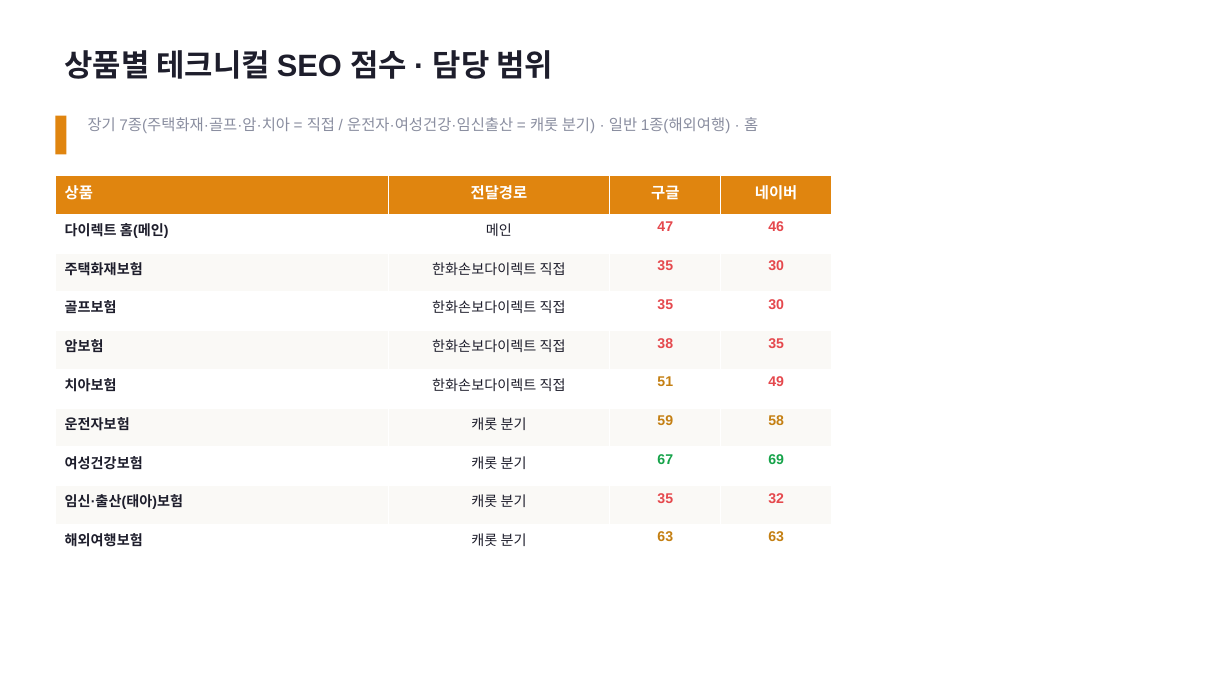
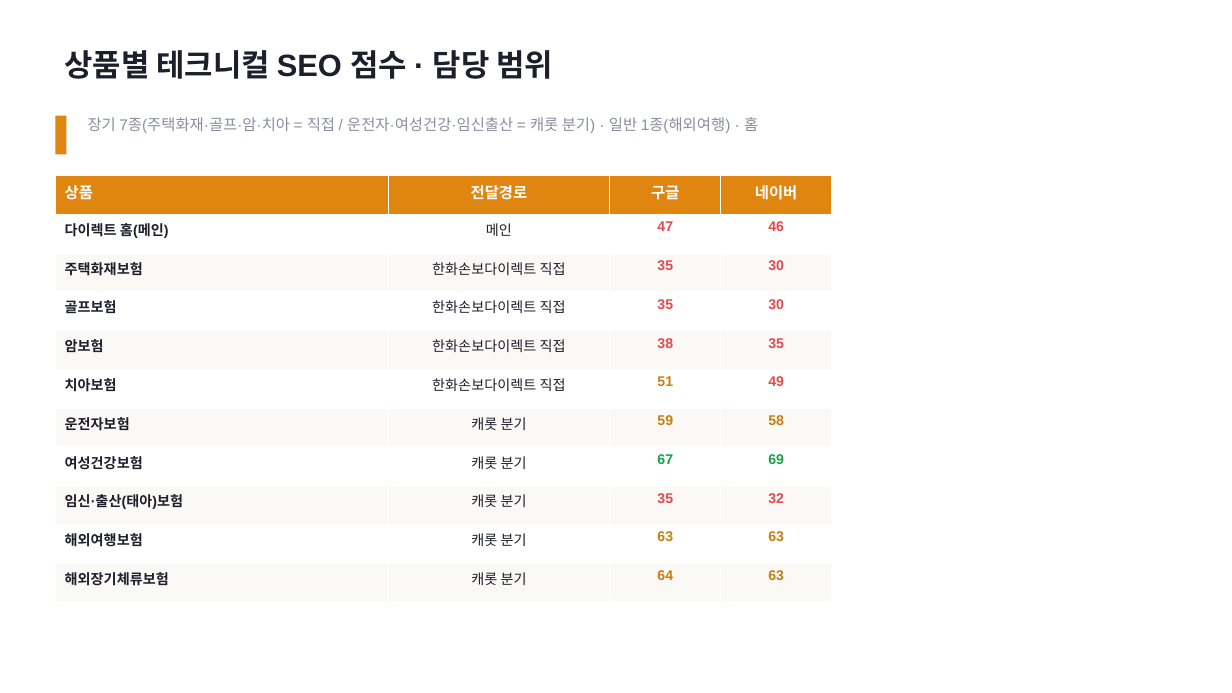
Before and after one commit to imsplendid8/CM-CMO, a slide deck: slide 2 of handoff/한화손보_장기CM_태깅가이드.pptx. Drawn at 1232x693 pixels with LibreOffice and Linux fonts; fonts in the diff are those of the drawing. Boxes give left, top, right and bottom in pixels: in the first picture for what was removed or moved away, otherwise in the second. Text is boxed around its words. In the diff, an @@ line names an element or a change of style, - is before the commit and + after.

```diff
--- a/handoff/한화손보_장기CM_태깅가이드.pptx
+++ b/handoff/한화손보_장기CM_태깅가이드.pptx
@@ table at [55,176,832,603] @@
+row 11: 해외장기체류보험 | 캐롯 분기 | 64 | 63
```
Also in this commit, not shown: 1 slide added, 3 other files.
